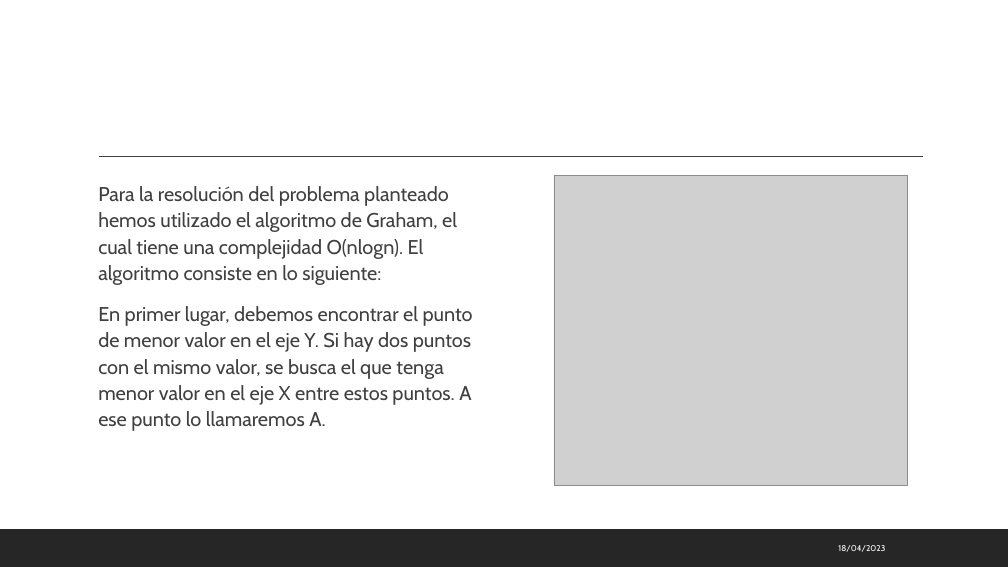
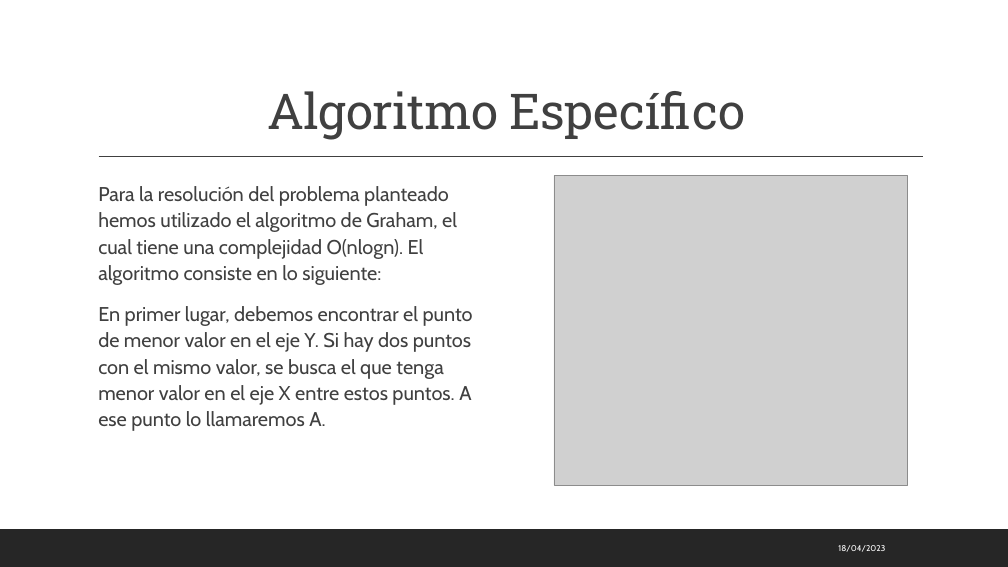
Before and after one commit to MarioLndz/Practica2DyV, a slide deck: slide 9 of PresentaciónPráctica2.pptx. Drawn at 1008x567 pixels with LibreOffice and Linux fonts; fonts in the diff are those of the drawing; grey boxes stand for pictures. Boxes give left, top, right and bottom in pixels: in the first picture for what was removed or moved away, otherwise in the second. Text is boxed around its words. In the diff, an @@ line names an element or a change of style, - is before the commit and + after.

```diff
--- a/PresentaciónPráctica2.pptx
+++ b/PresentaciónPráctica2.pptx
@@ title added at [268,91,746,140], 47 pt, text #404040 @@
+Algoritmo Específico
```
Also in this commit, not shown: 8 other slides changed, 1 slide added, 4 slides removed.
